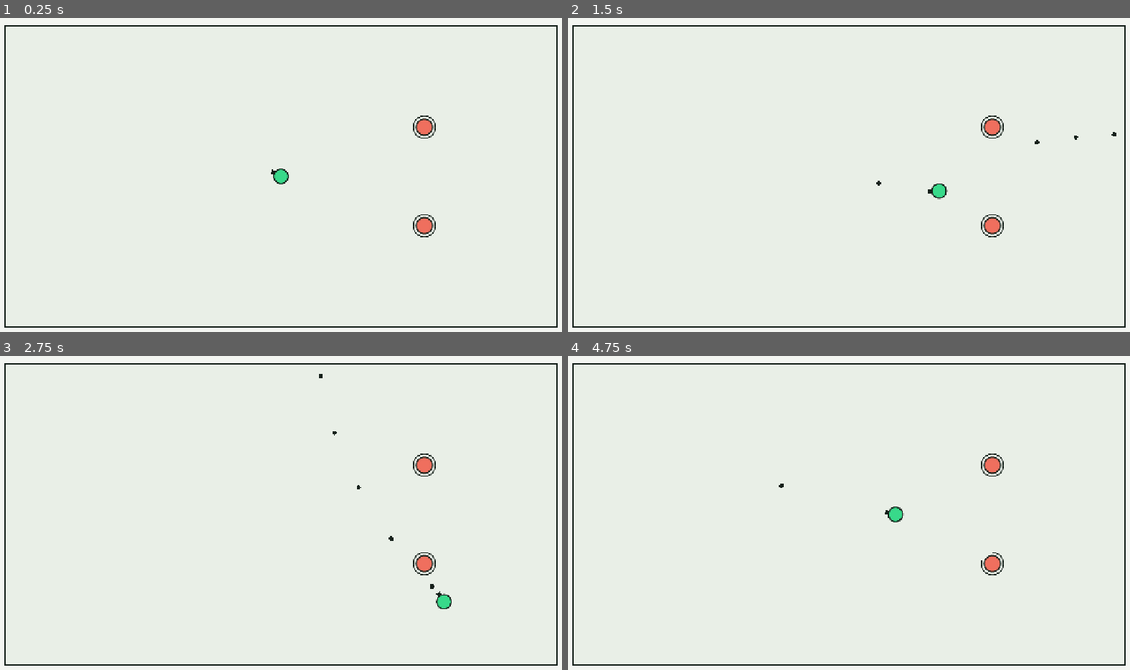
Above: before the commit, frames 1-4 (two rows, left to right).
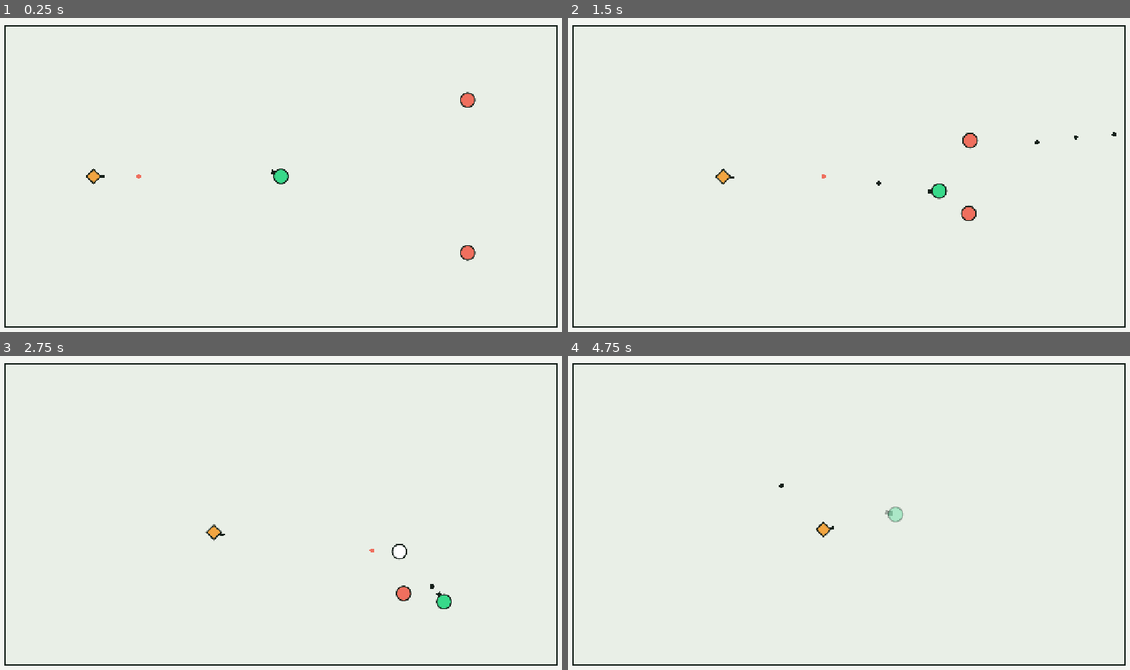
Above: after the commit, the same moments.

Repository: OmarDavidd/autelia
Game: Godot game, scene res://modes/survival/survival.tscn
Same seed, same stepped clock (60 frames per second), same inputs: the game is played once before the commit and once after it.
Inputs (mouse positions are in pixels of both pictures, inside the frame that each line leads up to):
- Up to frame 1 (0.25 s): no input
- Up to frame 2 (1.5 s): move the mouse to (972, 159) at 0.52 s; press the mouse at (972, 159) at 0.53 s; hold D (move_right) 0.53-1.28 s; move the mouse to (736, 193) at 1.27 s; release the mouse at (736, 193) at 1.28 s; hold S (move_down) from 1.28 s (still down); click (736, 193) at 1.35 s
- Up to frame 3 (2.75 s): move the mouse to (337, 443) at 2.02 s; release S (move_down) at 2.03 s; press the mouse at (337, 443) at 2.03 s; hold D (move_right) from 2.03 s (still down)
- Up to frame 4 (4.75 s): move the mouse to (820, 578) at 2.77 s; release D (move_right) at 2.78 s; release the mouse at (820, 578) at 2.78 s; hold W (move_up) 2.78-3.53 s; click (820, 578) at 2.85 s; move the mouse to (1023, 563) at 3.52 s; press the mouse at (1023, 563) at 3.53 s; hold A (move_left) from 3.53 s (still down); move the mouse to (674, 465) at 4.27 s; release the mouse at (674, 465) at 4.28 s; click (674, 465) at 4.35 s

The runs differ from the first frame. In frame 1, 0.7% of the frame differs, in the area x 15-85%, y 23-78%; in frame 2, 0.7%, in the area x 26-78%, y 31-70%; in frame 3, 0.7%; in frame 4, 0.6%.

Commit message:
feat: add chaser and shooter enemies

Diff:
--- /dev/null
+++ b/core/enemies/chaser.gd
@@ -0,0 +1,13 @@
+class_name Chaser
+extends Enemy
+## Walks straight at the player and hurts on contact.
+
+
+func desired_velocity(delta: float) -> Vector2:
+	var direction := global_position.direction_to(target.global_position)
+	return velocity.move_toward(direction * speed, acceleration * delta)
+
+
+func _draw() -> void:
+	draw_circle(Vector2.ZERO, radius, fill_color(Palette.ENEMY))
+	draw_arc(Vector2.ZERO, radius, 0.0, TAU, 32, Palette.INK, Palette.OUTLINE_WIDTH, true)
--- /dev/null
+++ b/core/enemies/chaser.tscn
@@ -0,0 +1,20 @@
+[gd_scene format=3]
+
+[ext_resource type="Script" path="res://core/enemies/chaser.gd" id="1_chaser"]
+[ext_resource type="Script" path="res://core/combat/health.gd" id="2_health"]
+
+[sub_resource type="CircleShape2D" id="CircleShape2D_chaser"]
+radius = 16.0
+
+[node name="Chaser" type="CharacterBody2D"]
+collision_layer = 4
+collision_mask = 5
+motion_mode = 1
+script = ExtResource("1_chaser")
+
+[node name="CollisionShape2D" type="CollisionShape2D" parent="."]
+shape = SubResource("CircleShape2D_chaser")
+
+[node name="Health" type="Node" parent="."]
+script = ExtResource("2_health")
+max_health = 30.0
--- /dev/null
+++ b/core/enemies/enemy.gd
@@ -0,0 +1,59 @@
+class_name Enemy
+extends CharacterBody2D
+## Base enemy: health, contact damage, hit flash and death.
+## Subclasses only decide how to move by overriding `desired_velocity`.
+
+@export var speed := 140.0
+@export var acceleration := 900.0
+@export var contact_damage := 10.0
+@export var radius := 16.0
+
+@onready var health: Health = $Health
+
+var target: Player
+var flash := 0.0
+
+
+func _ready() -> void:
+	add_to_group("enemies")
+	# Deferred so a killing blow reports `enemy_hit` before `enemy_killed`.
+	health.died.connect(_on_died, CONNECT_DEFERRED)
+
+
+func _physics_process(delta: float) -> void:
+	flash = maxf(flash - delta, 0.0)
+	if not is_instance_valid(target):
+		target = get_tree().get_first_node_in_group("player") as Player
+
+	if target and not target.health.is_dead():
+		velocity = desired_velocity(delta)
+		_apply_contact_damage()
+	else:
+		velocity = velocity.move_toward(Vector2.ZERO, acceleration * delta)
+	move_and_slide()
+	queue_redraw()
+
+
+## Override in subclasses. Called only while there is a living target.
+func desired_velocity(_delta: float) -> Vector2:
+	return Vector2.ZERO
+
+
+func take_hit(damage: float, _source: Node = null) -> void:
+	if health.take_damage(damage):
+		flash = 0.08
+		Events.enemy_hit.emit(self, damage)
+
+
+func fill_color(base: Color) -> Color:
+	return Color.WHITE if flash > 0.0 else base
+
+
+func _apply_contact_damage() -> void:
+	if global_position.distance_to(target.global_position) <= radius + Player.RADIUS + 2.0:
+		target.take_hit(contact_damage, self)
+
+
+func _on_died() -> void:
+	Events.enemy_killed.emit(self)
+	queue_free()
--- /dev/null
+++ b/core/enemies/shooter.gd
@@ -0,0 +1,43 @@
+class_name Shooter
+extends Enemy
+## Keeps a preferred distance from the player, strafes, and shoots at it.
+
+@export var preferred_distance := 280.0
+@export var distance_tolerance := 40.0
+@export var fire_range := 480.0
+
+@onready var pivot: Node2D = $Pivot
+@onready var weapon: Weapon = $Pivot/Weapon
+
+var _strafe_sign := 1.0
+
+
+func desired_velocity(delta: float) -> Vector2:
+	var to_target := target.global_position - global_position
+	var distance := to_target.length()
+	var direction := to_target / maxf(distance, 0.001)
+	pivot.rotation = direction.angle()
+
+	var move := Vector2.ZERO
+	if distance > preferred_distance + distance_tolerance:
+		move = direction
+	elif distance < preferred_distance - distance_tolerance:
+		move = -direction
+	else:
+		if is_on_wall():
+			_strafe_sign = -_strafe_sign
+		move = direction.orthogonal() * _strafe_sign * 0.6
+
+	if distance <= fire_range:
+		weapon.try_fire()
+	return velocity.move_toward(move * speed, acceleration * delta)
+
+
+func _draw() -> void:
+	var r := radius
+	var shape := PackedVector2Array([Vector2(0, -r), Vector2(r, 0), Vector2(0, r), Vector2(-r, 0)])
+	var barrel_end := Vector2.RIGHT.rotated(pivot.rotation) * (r + 8.0)
+	draw_line(Vector2.ZERO, barrel_end, Palette.INK, 6.0)
+	draw_colored_polygon(shape, fill_color(Palette.SHOOTER))
+	shape.append(shape[0])
+	draw_polyline(shape, Palette.INK, Palette.OUTLINE_WIDTH, true)
--- /dev/null
+++ b/core/enemies/shooter.tscn
@@ -0,0 +1,33 @@
+[gd_scene format=3]
+
+[ext_resource type="Script" path="res://core/enemies/shooter.gd" id="1_shooter"]
+[ext_resource type="Script" path="res://core/combat/health.gd" id="2_health"]
+[ext_resource type="Script" path="res://core/combat/weapon.gd" id="3_weapon"]
+
+[sub_resource type="CircleShape2D" id="CircleShape2D_shooter"]
+radius = 16.0
+
+[node name="Shooter" type="CharacterBody2D"]
+collision_layer = 4
+collision_mask = 5
+motion_mode = 1
+script = ExtResource("1_shooter")
+speed = 110.0
+contact_damage = 5.0
+
+[node name="CollisionShape2D" type="CollisionShape2D" parent="."]
+shape = SubResource("CircleShape2D_shooter")
+
+[node name="Health" type="Node" parent="."]
+script = ExtResource("2_health")
+max_health = 40.0
+
+[node name="Pivot" type="Node2D" parent="."]
+
+[node name="Weapon" type="Node2D" parent="Pivot"]
+position = Vector2(24, 0)
+script = ExtResource("3_weapon")
+team = 1
+fire_rate = 1.2
+bullet_speed = 420.0
+damage = 10.0
--- a/core/palette.gd
+++ b/core/palette.gd
@@ -6,4 +6,5 @@
 const INK := Color("15201a")
 const PLAYER := Color("38d98a")
 const ENEMY := Color("ef6f5e")
+const SHOOTER := Color("f2a541")
 const OUTLINE_WIDTH := 3.0
--- a/core/player/player.gd
+++ b/core/player/player.gd
@@ -1,6 +1,8 @@
 class_name Player
 extends CharacterBody2D
 ## Top-down player: free movement with acceleration, aims at the mouse, holds to shoot.
+
+const RADIUS := 16.0
 
 @export var speed := 260.0
 @export var acceleration := 2200.0
@@ -15,6 +17,7 @@
 
 
 func _ready() -> void:
+	add_to_group("player")
 	health.damaged.connect(_on_damaged)
 	health.died.connect(_on_died)
 
--- a/modes/survival/survival.tscn
+++ b/modes/survival/survival.tscn
@@ -2,7 +2,8 @@
 
 [ext_resource type="Script" path="res://core/world/arena.gd" id="1_arena"]
 [ext_resource type="PackedScene" path="res://core/player/player.tscn" id="2_player"]
-[ext_resource type="PackedScene" path="res://core/enemies/target_dummy.tscn" id="3_dummy"]
+[ext_resource type="PackedScene" path="res://core/enemies/chaser.tscn" id="3_chaser"]
+[ext_resource type="PackedScene" path="res://core/enemies/shooter.tscn" id="4_shooter"]
 
 [node name="Survival" type="Node2D"]
 
@@ -12,8 +13,11 @@
 [node name="Player" parent="." instance=ExtResource("2_player")]
 position = Vector2(640, 360)
 
-[node name="TargetDummyA" parent="." instance=ExtResource("3_dummy")]
-position = Vector2(960, 250)
+[node name="ChaserA" parent="." instance=ExtResource("3_chaser")]
+position = Vector2(1080, 180)
 
-[node name="TargetDummyB" parent="." instance=ExtResource("3_dummy")]
-position = Vector2(960, 470)
+[node name="ChaserB" parent="." instance=ExtResource("3_chaser")]
+position = Vector2(1080, 540)
+
+[node name="ShooterA" parent="." instance=ExtResource("4_shooter")]
+position = Vector2(200, 360)
--- a/tests/smoke_stage1.gd
+++ b/tests/smoke_stage1.gd
@@ -13,10 +13,9 @@
 		if not InputMap.has_action(action) or InputMap.action_get_events(action).is_empty():
 			failures.append("missing input action: %s" % action)
 
-	var scene: Node = load("res://modes/survival/survival.tscn").instantiate()
-	add_child(scene)
-	var player: Player = scene.get_node("Player")
-	var arena: Arena = scene.get_node("Arena")
+	var sandbox := Sandbox.create(self)
+	var player: Player = sandbox.player
+	var arena: Arena = sandbox.arena
 	var start_x := player.global_position.x
 
 	Input.action_press("move_right")
--- a/tests/smoke_stage2.gd
+++ b/tests/smoke_stage2.gd
@@ -21,17 +21,15 @@
 	Events.player_damaged.connect(func(_amount: float, _left: float) -> void: player_damage_events += 1)
 	Events.player_died.connect(func() -> void: player_deaths += 1)
 
-	var scene: Node = load("res://modes/survival/survival.tscn").instantiate()
-	add_child(scene)
-	var player: Player = scene.get_node("Player")
+	var sandbox := Sandbox.create(self)
+	var player: Player = sandbox.player
 	await get_tree().physics_frame
 
 	# Headless has no real mouse, so put a target on the line the player is aiming at.
 	await get_tree().physics_frame
 	var aim := Vector2.RIGHT.rotated(player.body.rotation)
-	var dummy: TargetDummy = load("res://core/enemies/target_dummy.tscn").instantiate()
-	scene.add_child(dummy)
-	dummy.global_position = player.global_position + aim * 180.0
+	var dummy: TargetDummy = Sandbox.spawn(sandbox.world, "res://core/enemies/target_dummy.tscn",
+		player.global_position + aim * 180.0)
 
 	# 1 second of holding fire at 8 shots/s.
 	Input.action_press("shoot")
--- /dev/null
+++ b/tests/smoke_stage3.gd
@@ -0,0 +1,80 @@
+extends Node
+## Stage 3 smoke test: chaser and shooter behavior, enemy death events.
+## Run: godot --headless --path . tests/smoke_stage3.tscn
+
+const CHASER := "res://core/enemies/chaser.tscn"
+const SHOOTER := "res://core/enemies/shooter.tscn"
+
+var failures: Array[String] = []
+var event_log: Array[String] = []
+
+
+func _ready() -> void:
+	_run.call_deferred()
+
+
+func _run() -> void:
+	Events.enemy_hit.connect(func(_enemy: Node, _damage: float) -> void: event_log.append("hit"))
+	Events.enemy_killed.connect(func(_enemy: Node) -> void: event_log.append("killed"))
+
+	await _chaser_approaches_and_hurts()
+	await _shooter_keeps_distance_and_hits()
+	await _killing_blow_reports_hit_then_death()
+
+	if failures.is_empty():
+		print("SMOKE OK: chaser, shooter and death events behave as expected")
+		get_tree().quit(0)
+	else:
+		for failure in failures:
+			printerr("FAIL: ", failure)
+		get_tree().quit(1)
+
+
+func _frames(count: int) -> void:
+	for i in count:
+		await get_tree().physics_frame
+
+
+func _chaser_approaches_and_hurts() -> void:
+	var sandbox := Sandbox.create(self)
+	var player: Player = sandbox.player
+	var chaser := Sandbox.spawn(sandbox.world, CHASER, Vector2(900, 360))
+	var start := chaser.global_position.distance_to(player.global_position)
+	await _frames(60)
+	var after := chaser.global_position.distance_to(player.global_position)
+	if after >= start:
+		failures.append("chaser did not approach (%.0f -> %.0f)" % [start, after])
+	await _frames(120)
+	if player.health.current >= player.health.max_health:
+		failures.append("chaser contact did not damage the player")
+	sandbox.world.queue_free()
+	await _frames(2)
+
+
+func _shooter_keeps_distance_and_hits() -> void:
+	var sandbox := Sandbox.create(self)
+	var player: Player = sandbox.player
+	var shooter: Shooter = Sandbox.spawn(sandbox.world, SHOOTER, Vector2(700, 360))
+	await _frames(150)
+	var distance := shooter.global_position.distance_to(player.global_position)
+	if distance < shooter.preferred_distance - shooter.distance_tolerance - 20.0:
+		failures.append("shooter did not back off (distance %.0f)" % distance)
+	await _frames(150)
+	if player.health.current >= player.health.max_health:
+		failures.append("shooter bullets did not damage the player")
+	sandbox.world.queue_free()
+	await _frames(2)
+
+
+func _killing_blow_reports_hit_then_death() -> void:
+	var sandbox := Sandbox.create(self)
+	var chaser: Enemy = Sandbox.spawn(sandbox.world, CHASER, Vector2(1000, 120))
+	event_log.clear()
+	chaser.take_hit(1000.0)
+	await _frames(2)
+	if event_log != ["hit", "killed"]:
+		failures.append("expected [hit, killed], got %s" % [event_log])
+	if is_instance_valid(chaser):
+		failures.append("dead enemy was not removed")
+	sandbox.world.queue_free()
+	await _frames(2)
--- /dev/null
+++ b/tests/smoke_stage3.tscn
@@ -0,0 +1,6 @@
+[gd_scene format=3]
+
+[ext_resource type="Script" path="res://tests/smoke_stage3.gd" id="1_test"]
+
+[node name="smoke_stage3" type="Node"]
+script = ExtResource("1_test")
--- /dev/null
+++ b/tools/sandbox.gd
@@ -0,0 +1,23 @@
+class_name Sandbox
+## Minimal world (arena + player, no mode rules or enemies) for tests and scripted captures.
+
+const PLAYER_SCENE := preload("res://core/player/player.tscn")
+
+
+static func create(parent: Node, player_position := Vector2(640, 360)) -> Dictionary:
+	var world := Node2D.new()
+	world.name = "Sandbox"
+	parent.add_child(world)
+	var arena := Arena.new()
+	world.add_child(arena)
+	var player: Player = PLAYER_SCENE.instantiate()
+	world.add_child(player)
+	player.global_position = player_position
+	return {"world": world, "arena": arena, "player": player}
+
+
+static func spawn(world: Node, scene_path: String, at: Vector2) -> Node2D:
+	var node: Node2D = load(scene_path).instantiate()
+	world.add_child(node)
+	node.global_position = at
+	return node
Not shown, added: core/enemies/chaser.gd.uid
Not shown, added: core/enemies/enemy.gd.uid
Not shown, added: core/enemies/shooter.gd.uid
Not shown, added: tests/smoke_stage3.gd.uid
Not shown, added: tools/sandbox.gd.uid
